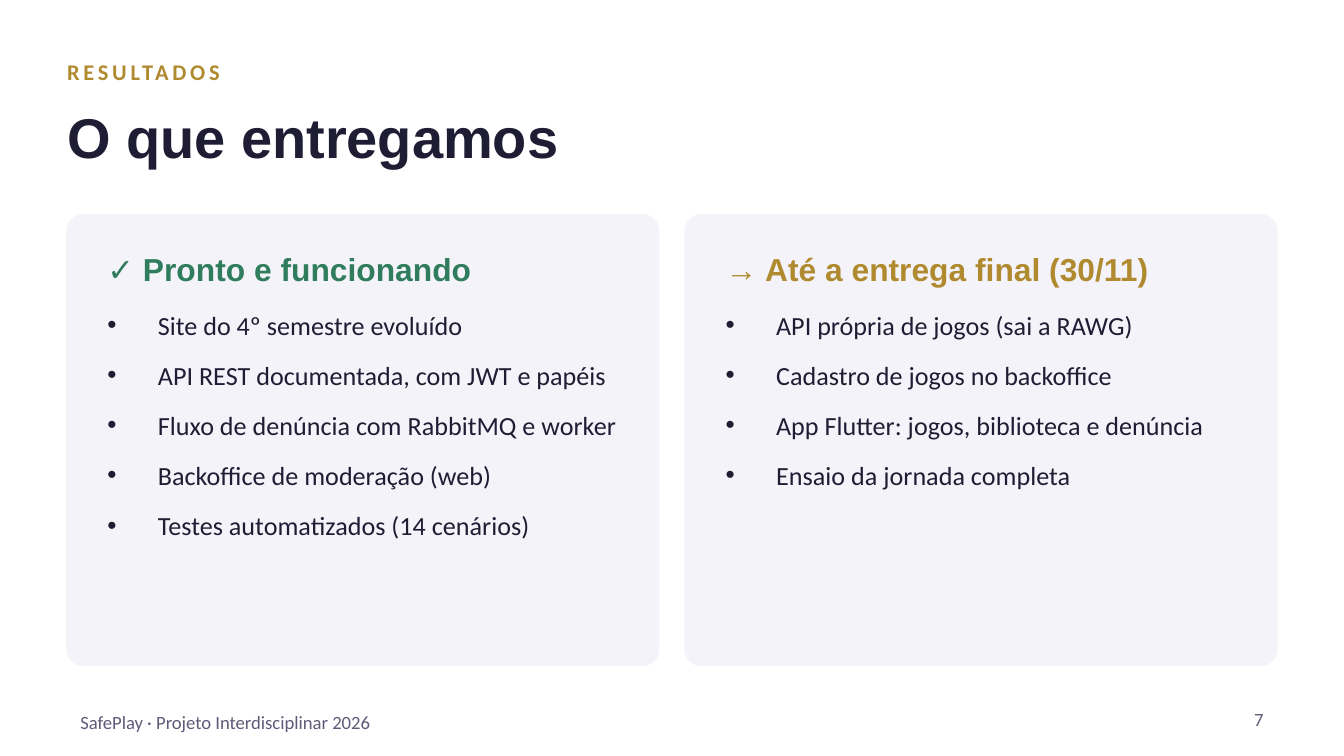
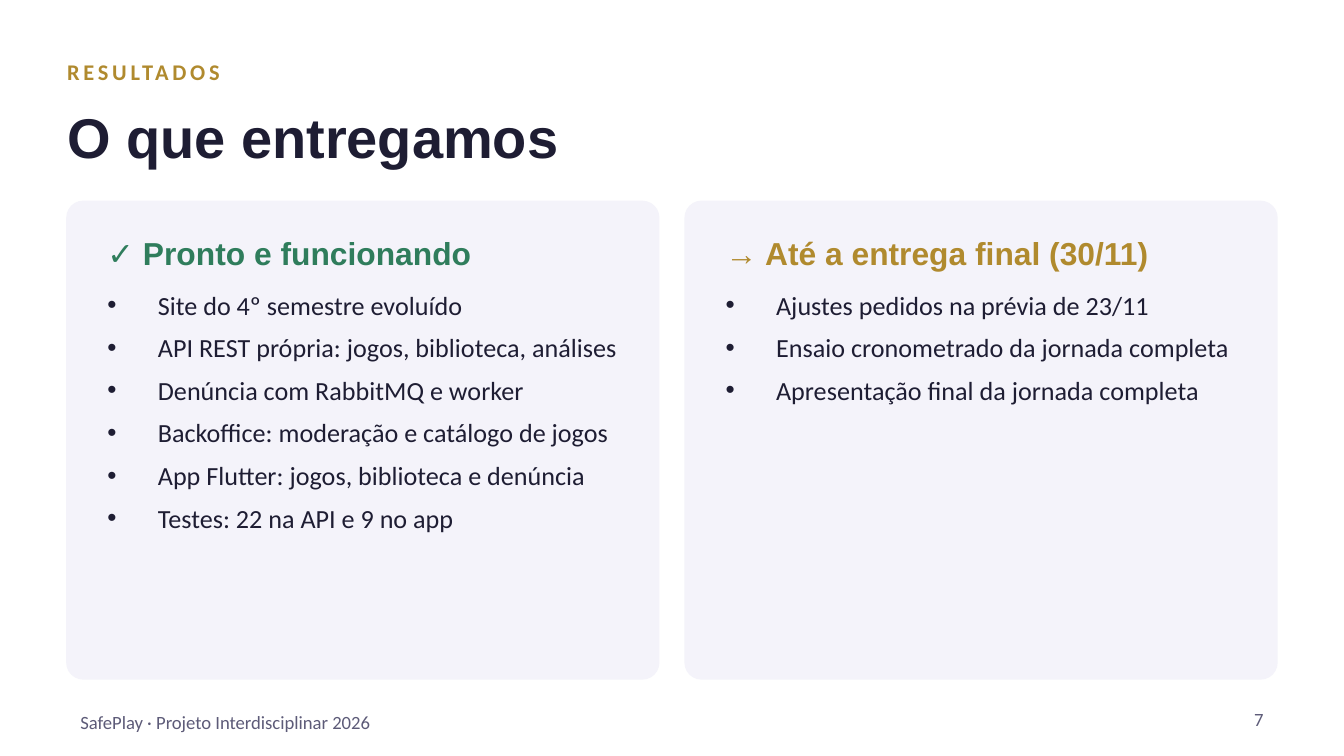
Before and after one commit to GameZoneFatec/PI-6-GameZone, a slide deck: slide 7 of docs/pitch/SafePlay-pitch.pptx. Drawn at 1344x756 pixels with LibreOffice and Linux fonts; fonts in the diff are those of the drawing. Boxes give left, top, right and bottom in pixels: in the first picture for what was removed or moved away, otherwise in the second. Text is boxed around its words. In the diff, an @@ line names an element or a change of style, - is before the commit and + after.

```diff
--- a/docs/pitch/SafePlay-pitch.pptx
+++ b/docs/pitch/SafePlay-pitch.pptx
@@ rounded rectangle: place and size @@
-rounded rectangle at [67, 215, 659, 665]
+rounded rectangle at [67, 202, 659, 679]
@@ rounded rectangle at [67, 202, 659, 679]: proportions changed @@
@@ rounded rectangle at [685, 202, 1277, 679]: proportions changed @@
@@ rounded rectangle: place and size @@
-rounded rectangle at [685, 215, 1277, 665]
+rounded rectangle at [685, 202, 1277, 679]
@@ text "✓ Pronto e funcionando": place and size @@
-text "✓ Pronto e funcionando" at [143, 258, 472, 282]
+text "✓ Pronto e funcionando" at [143, 242, 472, 266]
@@ text "→ Até a entrega final ...": place and size @@
-text "→ Até a entrega final ..." at [765, 257, 1148, 287]
+text "→ Até a entrega final ..." at [765, 241, 1148, 271]
@@ text "Site do 4º semestre evoluído": place and size @@
-text "Site do 4º semestre evoluído" at [158, 317, 616, 539]
+text "Site do 4º semestre evoluído" at [158, 297, 616, 533]
@@ text at [158, 297, 463, 315]: less space between paragraphs @@
@@ text at [776, 297, 1228, 405]: text changed @@
-• API própria de jogos (sai a RAWG)
-• Cadastro de jogos no backoffice
-• App Flutter: jogos, biblioteca e denúncia
-• Ensaio da jornada completa
+• Ajustes pedidos na prévia de 23/11
+• Ensaio cronometrado da jornada completa
+• Apresentação final da jornada completa
@@ text at [158, 339, 616, 533]: text changed @@
-• API REST documentada, com JWT e papéis
-• Fluxo de denúncia com RabbitMQ e worker
-• Backoffice de moderação (web)
-• Testes automatizados (14 cenários)
+• API REST própria: jogos, biblioteca, análises
+• Denúncia com RabbitMQ e worker
+• Backoffice: moderação e catálogo de jogos
+• App Flutter: jogos, biblioteca e denúncia
+• Testes: 22 na API e 9 no app
```
Also in this commit, not shown: 3 other files.
